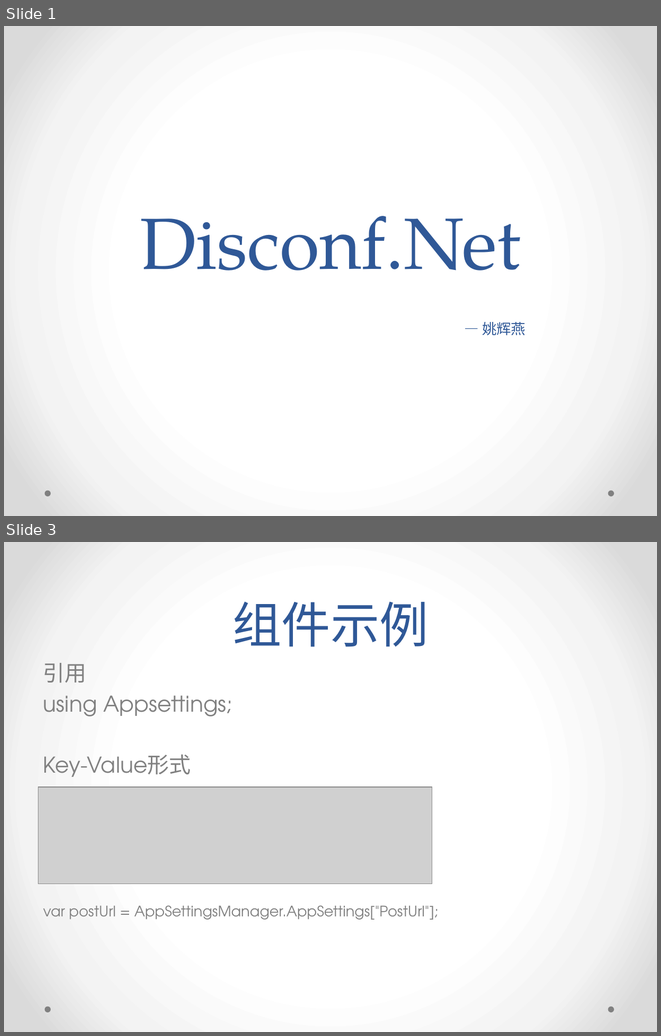
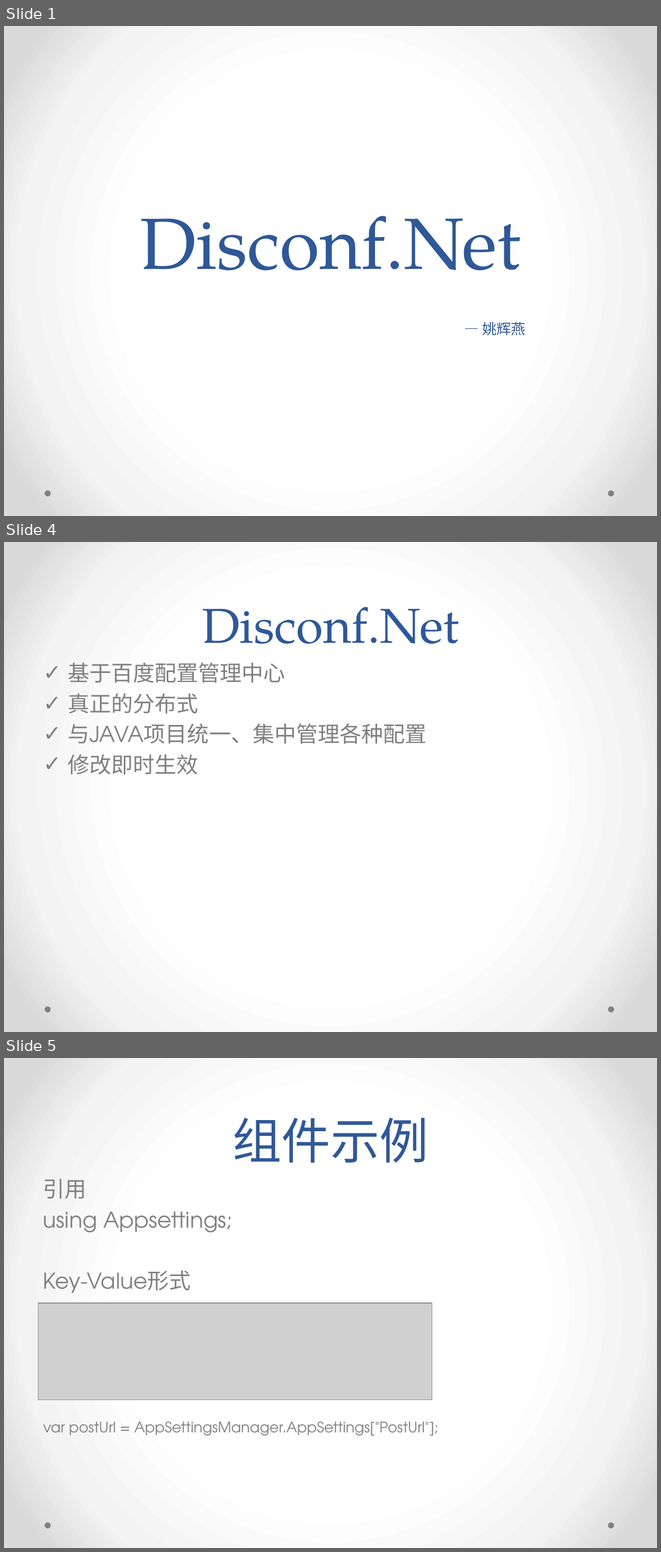
Before and after one commit to GavinYao2018/disconfnet, a slide deck: Document/Disconf.Net.pptx. Shown one above the other, each under a label of ours: slides 1 and 3 before the commit, slides 1, 4 and 5 after it; the slides between them are not shown. The pictures are 661x1036 and 661x1552 pixels, drawn with LibreOffice and Linux fonts; fonts in the diff are those of the drawing; grey boxes stand for pictures. Boxes give left, top, right and bottom in pixels: in the first picture for what was removed or moved away, otherwise in the second. Text is boxed around its words. In the diff, an @@ line names an element or a change of style, - is before the commit and + after.

Commit message:
修改ppt，补充各组件介绍

```diff
--- a/Document/Disconf.Net.pptx
+++ b/Document/Disconf.Net.pptx
@@ slide 4 added at [4, 542, 657, 1032], background gradient #FFFFFF to #F4F4F4 to #DADADA; not listed: 2 template elements that a slide beside it also shows @@
@@ title added at [202, 607, 459, 644], 54 pt, text #2F5897 @@
+Disconf.Net
@@ text added at [68, 662, 427, 774], 24 pt, text #808080 @@
+✓ 基于百度配置管理中心
+✓ 真正的分布式
+✓ 与JAVA项目统一、集中管理各种配置
+✓ 修改即时生效
@@ what was slide 3 is now slide 5 @@
```
Also in this commit, not shown: 3 slides changed, 1 other slide added.
